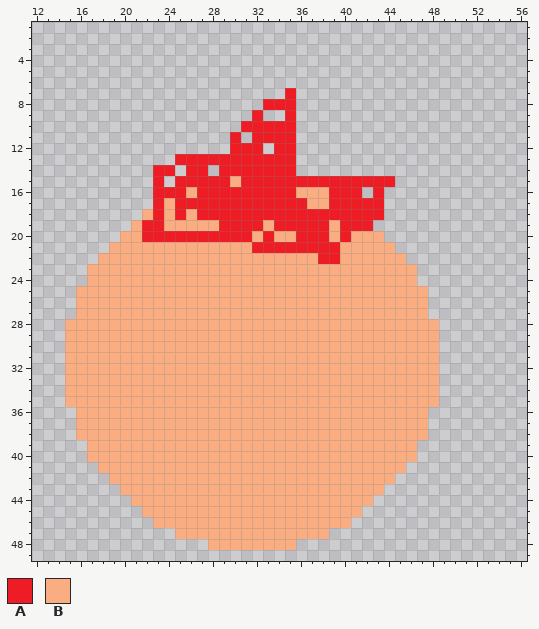
Pixel-art sprite: sprites/sprite0/layers/1a88c3bc-fe03-436f-a49e-e49b73b42ead/1008c135-e188-4be8-9bc7-9ffe94ba7cb4.png. The picture above was drawn from the file before the commit.
The file is 64x64 pixels. Shown: x 12..56, y 1..49.
Palette (. is transparent): A #ee1c24  B #faad81
Pixels before, first column x 15:
 7 ....................A.............
 8 ..................AAA.............
 9 .................A..A.............
10 ................AAAAA.............
11 ...............A.AAAA.............
12 ...............AAA.AA.............
13 ..........AAAAAAAAAAA.............
14 ........AA.AA.AAAAAAA.............
15 ........A.AAAAABAAAAAAAAAAAAAA....
16 ........AAABAAAAAAAAABBBAAA.A.....
17 ........ABAAAAAAAAAAAABBAAAAA.....
18 .......BABABAAAAAAAAAAAAAAAAA.....
19 ......BAABBBBBAAAABAAAAABAAA......
20 .....BBAAAAAAAAAABABBAAABABBB.....
21 ....BBBBBBBBBBBBBAAAAAAAABBBBB....
22 ...BBBBBBBBBBBBBBBBBBBBAABBBBBB...
23 ..BBBBBBBBBBBBBBBBBBBBBBBBBBBBBB..
24 ..BBBBBBBBBBBBBBBBBBBBBBBBBBBBBB..
25 .BBBBBBBBBBBBBBBBBBBBBBBBBBBBBBBB.
26 .BBBBBBBBBBBBBBBBBBBBBBBBBBBBBBBB.
27 .BBBBBBBBBBBBBBBBBBBBBBBBBBBBBBBB.
28 BBBBBBBBBBBBBBBBBBBBBBBBBBBBBBBBBB
29 BBBBBBBBBBBBBBBBBBBBBBBBBBBBBBBBBB
30 BBBBBBBBBBBBBBBBBBBBBBBBBBBBBBBBBB
31 BBBBBBBBBBBBBBBBBBBBBBBBBBBBBBBBBB
32 BBBBBBBBBBBBBBBBBBBBBBBBBBBBBBBBBB
33 BBBBBBBBBBBBBBBBBBBBBBBBBBBBBBBBBB
34 BBBBBBBBBBBBBBBBBBBBBBBBBBBBBBBBBB
35 BBBBBBBBBBBBBBBBBBBBBBBBBBBBBBBBBB
36 .BBBBBBBBBBBBBBBBBBBBBBBBBBBBBBBB.
37 .BBBBBBBBBBBBBBBBBBBBBBBBBBBBBBBB.
38 .BBBBBBBBBBBBBBBBBBBBBBBBBBBBBBBB.
39 ..BBBBBBBBBBBBBBBBBBBBBBBBBBBBBB..
40 ..BBBBBBBBBBBBBBBBBBBBBBBBBBBBBB..
41 ...BBBBBBBBBBBBBBBBBBBBBBBBBBBB...
42 ....BBBBBBBBBBBBBBBBBBBBBBBBBB....
43 .....BBBBBBBBBBBBBBBBBBBBBBBB.....
44 ......BBBBBBBBBBBBBBBBBBBBBB......
45 .......BBBBBBBBBBBBBBBBBBBB.......
46 ........BBBBBBBBBBBBBBBBBB........
47 ..........BBBBBBBBBBBBBB..........
48 .............BBBBBBBB.............
After:
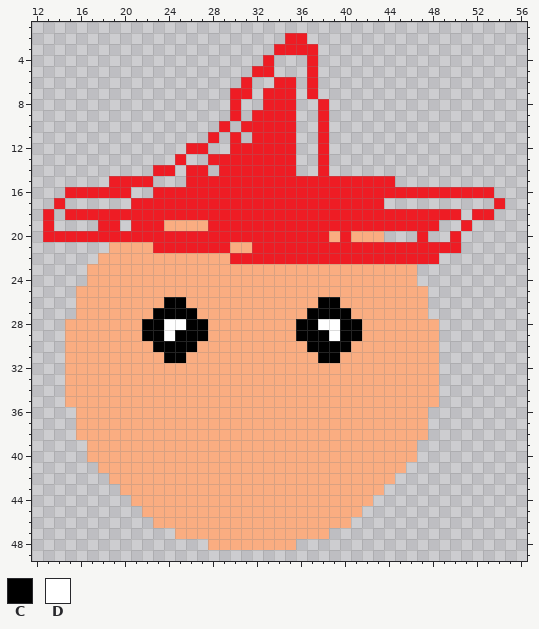
Colours new in this view: C #000000  D #ffffff
Diff:
Changed rows in their new state; - is an unchanged pixel.
first column x 13:
 2 ----------------------AA------------------
 3 ---------------------AAAA-----------------
 4 --------------------A---A-----------------
 5 -------------------AA---A-----------------
 6 ------------------A--AA-A-----------------
 7 -----------------AA-AA--A-----------------
 8 -----------------A-------A----------------
 9 -----------------A--AA---A----------------
10 ----------------A--------A----------------
11 ---------------A---------A----------------
12 -------------AA-----A----A----------------
13 -------------..----------A----------------
14 -------------------------A----------------
15 ------AAAA.-.----A------------------------
16 --AAAAAA-----A---------AAA---A-AAAAAAAAAA-
17 -A------AA-A------------AA---------------A
18 A-AAAAAAAA-A-A-----------------AAAAAAA-AA-
19 A----AA-A------A----A-----A---AAAAAA--A---
20 AAAAAAAAA----------A-AA-----------A--A----
21 ----------AAAAAAA----------AAAAAAAAAAA----
22 -----------------AAAAAAAA--AAAAAAAAA------
first column x 22:
26 --CC------------CC--
27 -CCCC----------CCCC-
28 CCDDCC--------CCDDCC
29 CCDCCC--------CCCDCC
30 -CCCC----------CCCC-
31 --CC------------CC--
